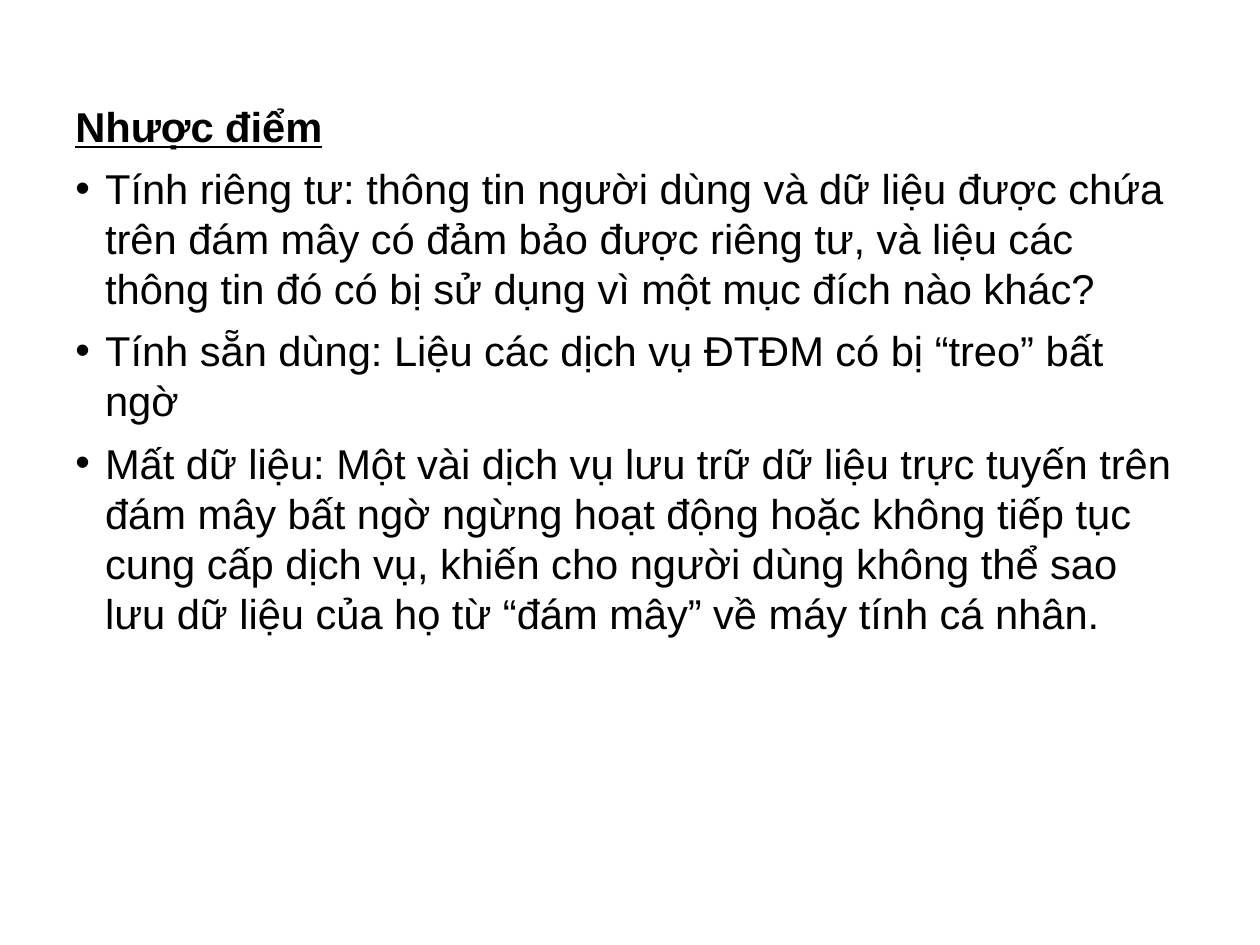
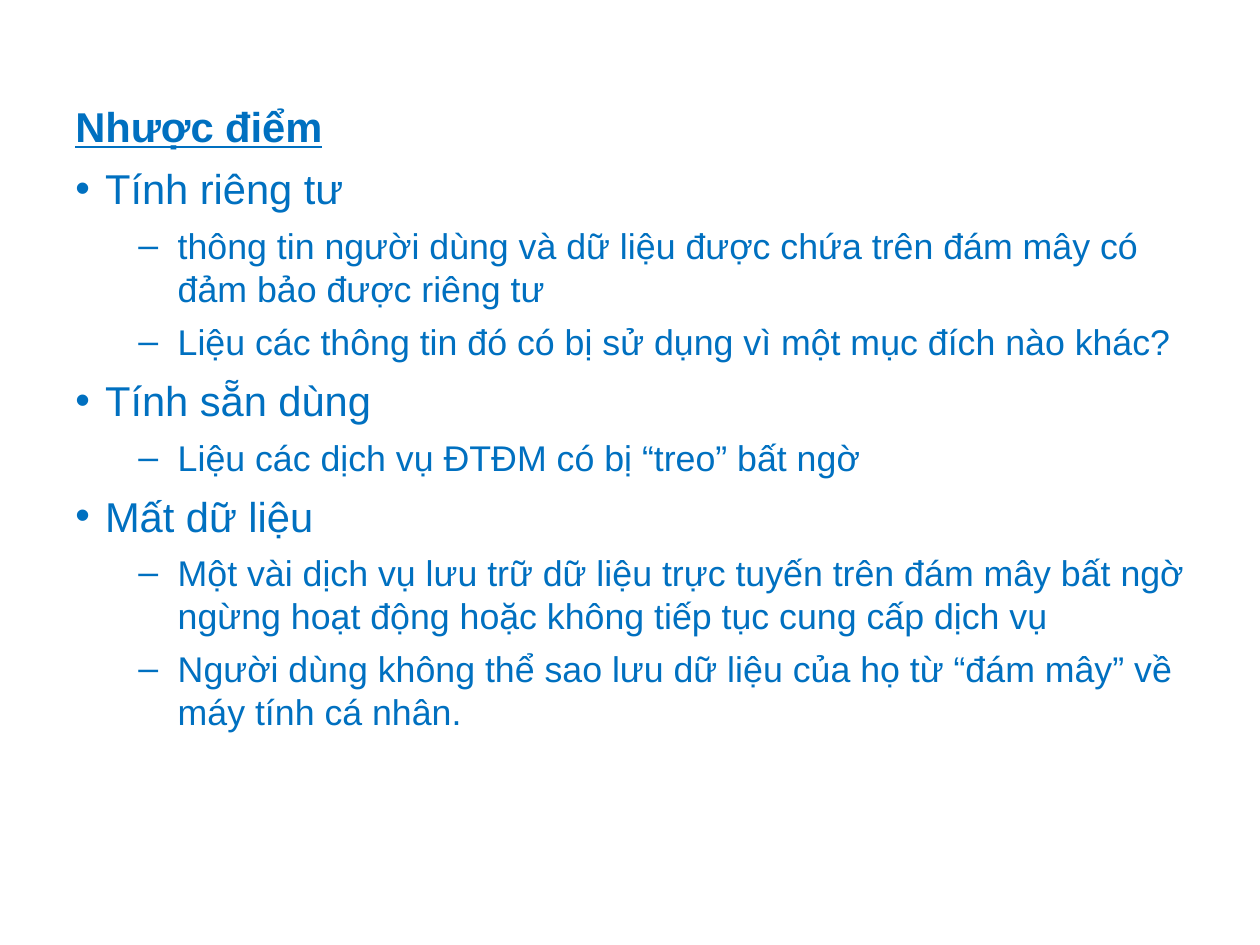
Before and after one commit to ndlongit/longnd-data, a slide deck: slide 9 of Temp/Bai tap ky nang - NDL.ppt. Drawn at 1260x945 pixels with LibreOffice and Linux fonts; fonts in the diff are those of the drawing. Boxes give left, top, right and bottom in pixels: in the first picture for what was removed or moved away, otherwise in the second. Text is boxed around its words. In the diff, an @@ line names an element or a change of style, - is before the commit and + after.

Commit message:
Color

```diff
--- a/Temp/Bai tap ky nang - NDL.ppt
+++ b/Temp/Bai tap ky nang - NDL.ppt
@@ text at box(75, 109, 322, 150): text colour #000000 to #0070C0 in "Nhược điểm" @@
@@ text at box(105, 173, 1184, 732): text changed; size 23.8 to 20.4 pt; text colour #000000 to #0070C0 @@
-• Tính riêng tư: thông tin người dùng và dữ liệu được chứa trên đám mây có đảm bảo được riêng tư, và liệu các thông tin đó có bị sử dụng vì một mục đích nào khác?
-• Tính sẵn dùng: Liệu các dịch vụ ĐTĐM có bị “treo” bất ngờ
-• Mất dữ liệu: Một vài dịch vụ lưu trữ dữ liệu trực tuyến trên đám mây bất ngờ ngừng hoạt động hoặc không tiếp tục cung cấp dịch vụ, khiến cho người dùng không thể sao lưu dữ liệu của họ từ “đám mây” về máy tính cá nhân.
+• Tính riêng tư
+  – thông tin người dùng và dữ liệu được chứa trên đám mây có đảm bảo được riêng tư
+  – Liệu các thông tin đó có bị sử dụng vì một mục đích nào khác?
+• Tính sẵn dùng
+  – Liệu các dịch vụ ĐTĐM có bị “treo” bất ngờ
+• Mất dữ liệu
+  – Một vài dịch vụ lưu trữ dữ liệu trực tuyến trên đám mây bất ngờ ngừng hoạt động hoặc không tiếp tục cung cấp dịch vụ
+  – Người dùng không thể sao lưu dữ liệu của họ từ “đám mây” về máy tính cá nhân.
```
Also in this commit, not shown: 8 other slides changed, 6 slides added, 1 slide removed.
